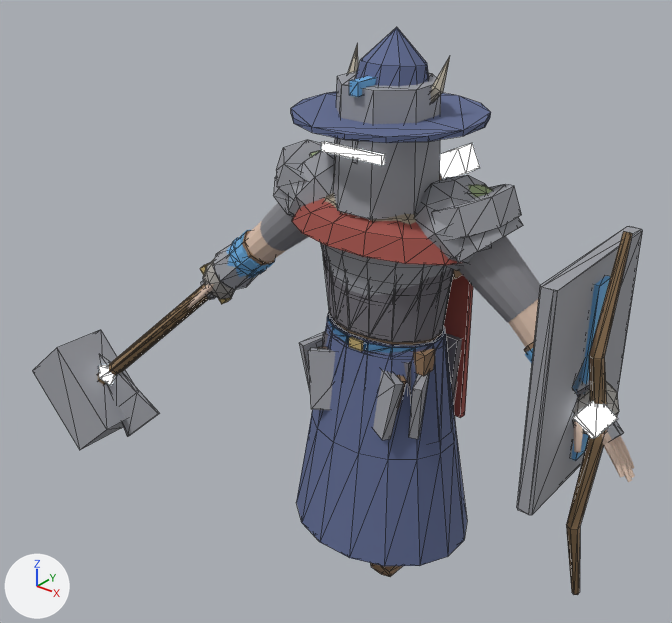
Before and after pictures for a commit that changed the glTF model art/creator/humanoid_heavy/export/humanoid_heavy_masculine.glb.
One viewpoint serves both versions: a camera (50 mm lens) standing at (2.0, -2.83, 2.82) and looking at (-0.35, 0.11, 0.99). The axes (+X, +Y, +Z) are drawn at lower left. The lights are the same throughout. The older version comes first. Mesh edges are drawn as thin lines on the coarser meshes.

In view in the first picture: 'humanoid_heavy_masculine.001', 'part.head.great_helm', 'part.head.wide_hat', 'part.offhand.bow', 'part.offhand.tower_shield', 'part.shoulders.mantle', 'part.shoulders.pauldrons', 'part.shoulders.slabs', 'part.torso.coat', 'part.torso.robe', 'part.waist.tassets', 'part.weapon.maul' and 18 more.
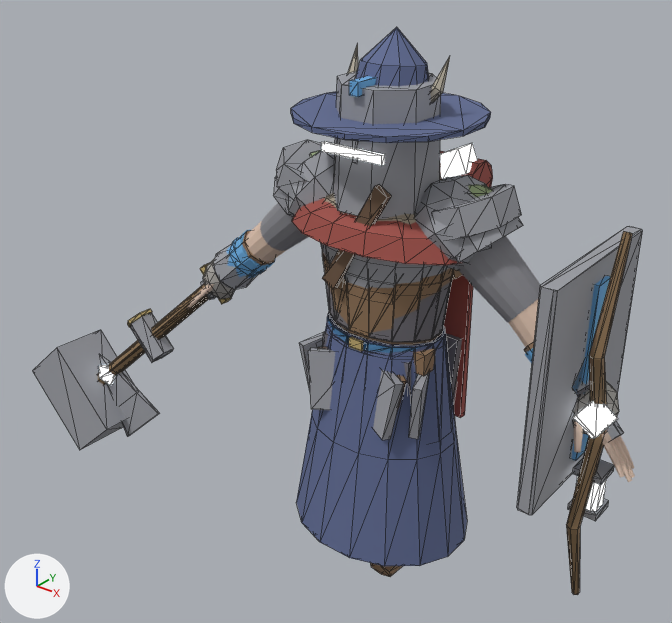
Boxes (x1, y1, x2, y2) around the edits, measured in the pictures (672 x 623 px):
'part.torso.jerkin', added (brown)
    after: (322, 185, 454, 337)
'part.weapon.hammer', added
    after: (127, 309, 174, 363)
'part.offhand.lantern', added
    after: (568, 458, 614, 521)
    faces in mat_metal: (568, 458, 614, 521)
    faces in mat_emissive: (577, 477, 607, 511)
'part.back.backpack', added (brown)
    after: (440, 151, 493, 188)

The change, as a list of edits to the scene's bpy script:
```text
Add me_part_weapon_hammer:
    me_part_weapon_hammer.from_pydata(...)  # 36 vertices, 60 faces; spans x -1.547..-0.853, y -0.163..0.012, z 0.475..1.118
    # faces by material slot: [20, 40]
    me_part_weapon_hammer.materials.append(mat_cloth)
    me_part_weapon_hammer.materials.append(mat_metal)
Add me_part_torso_jerkin:
    me_part_torso_jerkin.from_pydata(...)  # 88 vertices, 160 faces; spans x -0.3..0.3, y -0.243..0.224, z 1.111..1.758
    # faces by material slot: [148, 12]
    me_part_torso_jerkin.materials.append(mat_cloth)
    me_part_torso_jerkin.materials.append(mat_metal)
Add me_part_offhand_lantern:
    me_part_offhand_lantern.from_pydata(...)  # 40 vertices, 64 faces; spans x 0.926..1.036, y -0.111..-0.001, z 0.649..0.991
    # faces by material slot: [36, 28]
    me_part_offhand_lantern.materials.append(mat_metal)
    me_part_offhand_lantern.materials.append(mat_emissive)
Add me_part_back_backpack:
    me_part_back_backpack.from_pydata(...)  # 44 vertices, 76 faces; spans x -0.26..0.26, y 0.154..0.358, z 1.316..1.765
    me_part_back_backpack.materials.append(mat_cloth)
Add ob_part_weapon_hammer:
    ob_part_weapon_hammer = bpy.data.objects.new('part.weapon.hammer', me_part_weapon_hammer)
    ob_part_weapon_hammer.location = (0.0, 0.0, 0.0)
Add ob_part_torso_jerkin:
    ob_part_torso_jerkin = bpy.data.objects.new('part.torso.jerkin', me_part_torso_jerkin)
    ob_part_torso_jerkin.location = (0.0, 0.0, 0.0)
Add ob_part_offhand_lantern:
    ob_part_offhand_lantern = bpy.data.objects.new('part.offhand.lantern', me_part_offhand_lantern)
    ob_part_offhand_lantern.location = (0.0, 0.0, 0.0)
Add ob_part_back_backpack:
    ob_part_back_backpack = bpy.data.objects.new('part.back.backpack', me_part_back_backpack)
    ob_part_back_backpack.location = (0.0, 0.0, 0.0)
```
